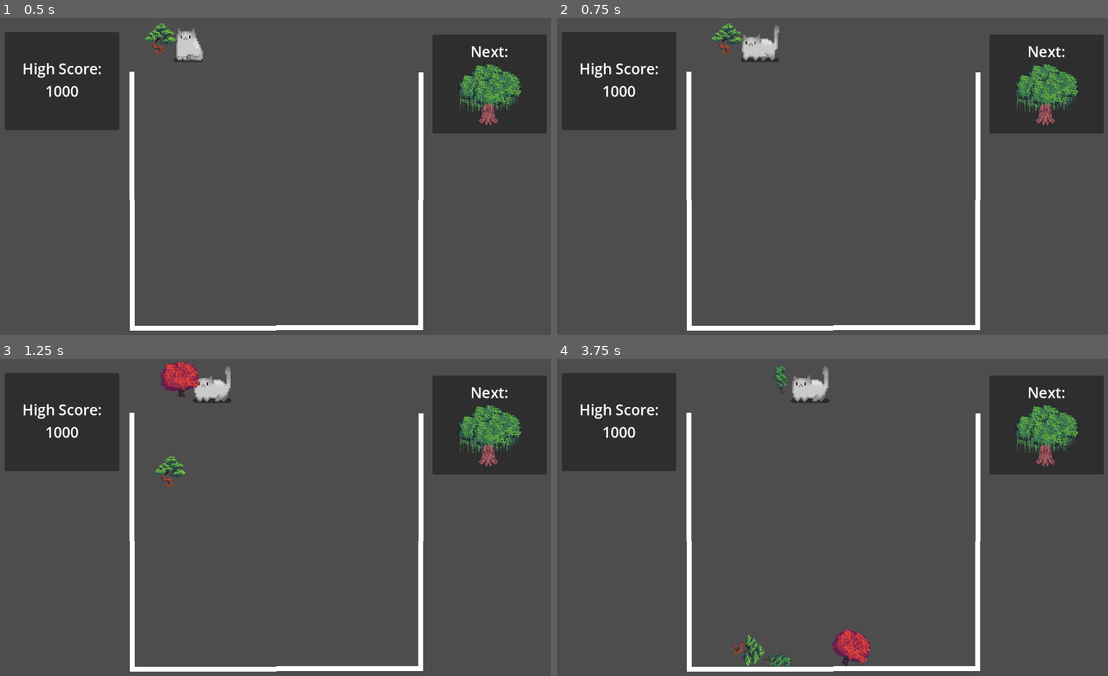
Above: before the commit, frames 1-4 (two rows, left to right).
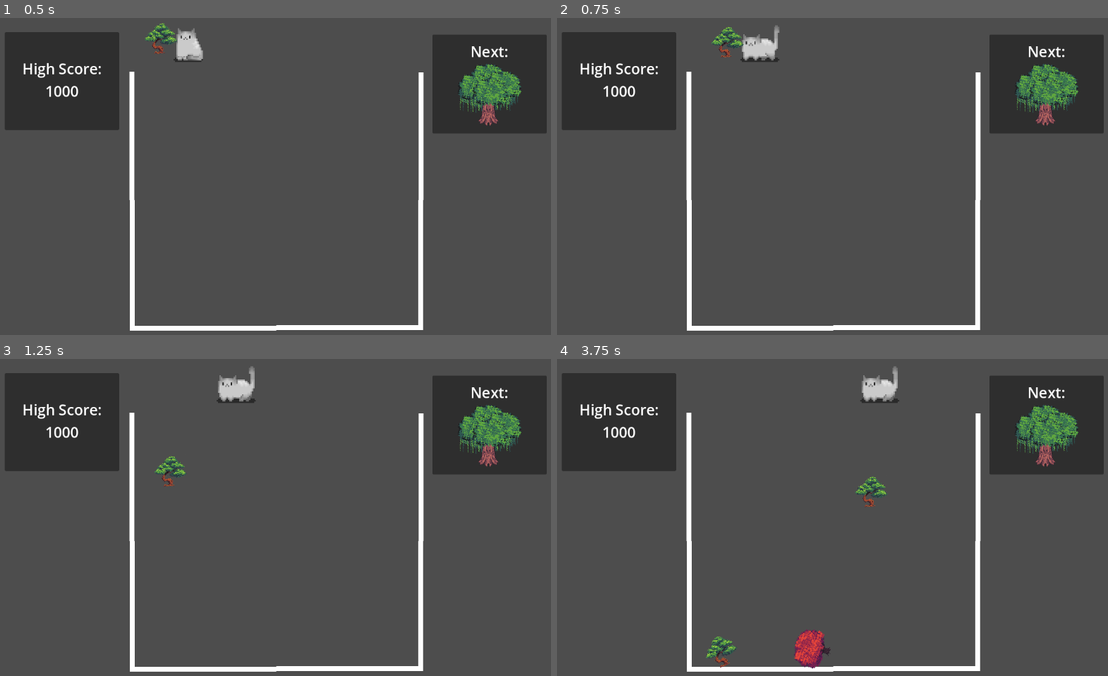
Above: after the commit, the same moments.

Repository: emilykrohn/TreeikaGame
Game: Godot game, scene res://Scenes/Game/main.tscn
Same seed, same stepped clock (60 frames per second), same inputs: the game is played once before the commit and once after it.
Inputs:
- Up to frame 1 (0.5 s): no input
- Up to frame 2 (0.75 s): hold Right (ui_right) from 0.53 s (still down); tap Space (ui_select) at 0.6 s
- Up to frame 3 (1.25 s): keep holding Right (ui_right); tap Space (ui_select) at 0.77, 1.07 s
- Up to frame 4 (3.75 s): release Right (ui_right) at 1.28 s; hold Left (ui_left) 1.28-2.03 s; tap Space (ui_select) at 1.35, 1.52, 1.82, 2.1, 2.85, 3.02, 3.32, 3.6 s; hold Right (ui_right) 2.03-3.53 s; hold Left (ui_left) from 3.53 s (still down)

Frame 1 is identical in both runs. In frame 2, 0.3% of the frame differs, in the area x 28-34%, y 1-13%; in frame 3, 1.3%; in frame 4, 3.1%, in the area x 27-63%, y 2-98%.

Commit message:
Change player and drop code
This was changed to better implement tree combining

Diff:
--- a/Scenes/Game/Trees/tree_1.tscn
+++ b/Scenes/Game/Trees/tree_1.tscn
@@ -1,6 +1,7 @@
-[gd_scene load_steps=4 format=3 uid="uid://m3lc0rbpvwcn"]
+[gd_scene load_steps=6 format=3 uid="uid://m3lc0rbpvwcn"]
 
 [ext_resource type="Texture2D" uid="uid://crqllfdwvw77m" path="res://Art/Tree1.png" id="1_22g0u"]
+[ext_resource type="Script" path="res://Scripts/Trees/tree_1.gd" id="1_38x3s"]
 
 [sub_resource type="PhysicsMaterial" id="PhysicsMaterial_wn6e2"]
 
@@ -8,9 +9,13 @@
 radius = 6.15202
 height = 41.4888
 
+[sub_resource type="RectangleShape2D" id="RectangleShape2D_edi2v"]
+size = Vector2(13.9463, 42.2764)
+
 [node name="Tree1" type="RigidBody2D"]
 rotation = -0.0876322
 physics_material_override = SubResource("PhysicsMaterial_wn6e2")
+script = ExtResource("1_38x3s")
 
 [node name="Sprite2D" type="Sprite2D" parent="."]
 scale = Vector2(0.3, 0.3)
@@ -18,3 +23,11 @@
 
 [node name="CollisionShape2D" type="CollisionShape2D" parent="."]
 shape = SubResource("CapsuleShape2D_ut10s")
+
+[node name="Area2D" type="Area2D" parent="."]
+
+[node name="CollisionShape2D" type="CollisionShape2D" parent="Area2D"]
+position = Vector2(2.19094e-07, -0.0437596)
+shape = SubResource("RectangleShape2D_edi2v")
+
+[connection signal="body_entered" from="Area2D" to="." method="_on_area_2d_body_entered"]
--- a/Scenes/Game/Trees/tree_2.tscn
+++ b/Scenes/Game/Trees/tree_2.tscn
@@ -1,5 +1,6 @@
-[gd_scene load_steps=4 format=3 uid="uid://dtyqvgadsycyq"]
+[gd_scene load_steps=6 format=3 uid="uid://dtyqvgadsycyq"]
 
+[ext_resource type="Script" path="res://Scripts/Trees/tree_2.gd" id="1_6vyyj"]
 [ext_resource type="Texture2D" uid="uid://wh18j548ux81" path="res://Art/Tree2.png" id="1_g7lyf"]
 
 [sub_resource type="PhysicsMaterial" id="PhysicsMaterial_wn6e2"]
@@ -8,9 +9,13 @@
 radius = 12.2165
 height = 59.9448
 
+[sub_resource type="RectangleShape2D" id="RectangleShape2D_4r0m0"]
+size = Vector2(30.8732, 59.932)
+
 [node name="Tree2" type="RigidBody2D"]
 rotation = -0.0876322
 physics_material_override = SubResource("PhysicsMaterial_wn6e2")
+script = ExtResource("1_6vyyj")
 
 [node name="Sprite2D" type="Sprite2D" parent="."]
 scale = Vector2(0.4, 0.4)
@@ -18,3 +23,11 @@
 
 [node name="CollisionShape2D" type="CollisionShape2D" parent="."]
 shape = SubResource("CapsuleShape2D_ut10s")
+
+[node name="Area2D" type="Area2D" parent="."]
+
+[node name="CollisionShape2D" type="CollisionShape2D" parent="Area2D"]
+position = Vector2(0.0437603, -0.498081)
+shape = SubResource("RectangleShape2D_4r0m0")
+
+[connection signal="body_entered" from="Area2D" to="." method="_on_area_2d_body_entered"]
--- a/Scenes/Game/player.tscn
+++ b/Scenes/Game/player.tscn
@@ -77,7 +77,7 @@
 [node name="drop" type="Node" parent="."]
 script = ExtResource("4_tbglk")
 
-[node name="Timer" type="Timer" parent="drop"]
+[node name="Timer2" type="Timer" parent="drop"]
 autostart = true
 
 [node name="move_cooldown" type="Timer" parent="."]
@@ -87,6 +87,11 @@
 [node name="input_cooldown" type="Timer" parent="."]
 autostart = true
 
-[connection signal="timeout" from="drop/Timer" to="drop" method="_on_timer_timeout"]
+[node name="spawn_cooldown" type="Timer" parent="."]
+wait_time = 1.5
+autostart = true
+
+[connection signal="timeout" from="drop/Timer2" to="drop" method="_on_timer_2_timeout"]
 [connection signal="timeout" from="move_cooldown" to="." method="_on_move_cooldown_timeout"]
 [connection signal="timeout" from="input_cooldown" to="." method="_on_input_cooldown_timeout"]
+[connection signal="timeout" from="spawn_cooldown" to="." method="_on_spawn_cooldown_timeout"]
--- /dev/null
+++ b/Scripts/Trees/tree_1.gd
@@ -0,0 +1,9 @@
+extends RigidBody2D
+
+func _on_area_2d_body_entered(body):
+	if body.name == "Tree1":
+		print("tree1entered")
+		var tree2 = preload("res://Scenes/Game/Trees/tree_2.tscn").instantiate()
+		tree2.call_deferred("set_position", position)
+		get_parent().call_deferred("add_child", tree2)
+		queue_free()
--- /dev/null
+++ b/Scripts/Trees/tree_2.gd
@@ -0,0 +1,9 @@
+extends RigidBody2D
+
+func _on_area_2d_body_entered(body):
+	if body.name == "Tree2":
+		print("tree2entered")
+		var tree3 = preload("res://Scenes/Game/Trees/tree_3.tscn").instantiate()
+		tree3.call_deferred("set_position", position)
+		get_parent().call_deferred("add_child", tree3)
+		queue_free()
--- a/Scripts/drop.gd
+++ b/Scripts/drop.gd
@@ -3,28 +3,34 @@
 var trees = [preload("res://Scenes/Game/Trees/tree_1.tscn"), preload("res://Scenes/Game/Trees/tree_2.tscn"),
 			 preload("res://Scenes/Game/Trees/tree_3.tscn"), preload("res://Scenes/Game/Trees/tree_4.tscn")]
 
-var spawn_cooldown := true
 var has_dropped := true
+var can_change_tree := false
+var is_tree := false
 var tree
 
 func spawn_tree():
-	if spawn_cooldown and has_dropped:
+	if has_dropped:
 		tree = trees[randi() % trees.size()].instantiate()
 		tree.freeze = true
 		tree.lock_rotation = true
 		tree.global_position = $"../drop_point".global_position
 		tree.collision_layer = 2
 		$"../../../../".add_child(tree)
-		spawn_cooldown = false
 		has_dropped = false
-	else:
+		is_tree = true
+
+func move_tree():
+	if is_tree:
 		tree.global_position = $"../drop_point".global_position
 
 func drop_tree():
-	tree.collision_layer = 1
-	tree.freeze = false
-	tree.lock_rotation = false
-	has_dropped = true
+	if is_tree:
+		tree.collision_layer = 1
+		tree.freeze = false
+		tree.lock_rotation = false
+		can_change_tree = false
+		has_dropped = true
+		is_tree = false
 
-func _on_timer_timeout():
-	spawn_cooldown = true
+func _on_timer_2_timeout():
+	can_change_tree = true
--- a/Scripts/player.gd
+++ b/Scripts/player.gd
@@ -3,12 +3,20 @@
 const SPEED := 10
 var can_move := false
 var can_drop := true
+var can_spawn := true
+var spawned := false
 
 func _physics_process(_delta):
-	$drop.spawn_tree()
-	if can_drop and Input.is_action_just_pressed("ui_select"):
+	if not spawned and can_spawn:
+		$drop.spawn_tree()
+		spawned = true
+		can_spawn = false
+	if spawned:
+		$drop.move_tree()
+	if spawned and can_drop and Input.is_action_just_pressed("ui_select"):
 		can_move = false
 		can_drop = false
+		spawned = false
 		$drop.drop_tree()
 	if can_move:
 		$movement.move(SPEED)
@@ -22,3 +30,6 @@
 
 func _on_input_cooldown_timeout():
 	can_drop = true
+
+func _on_spawn_cooldown_timeout():
+	can_spawn = true
